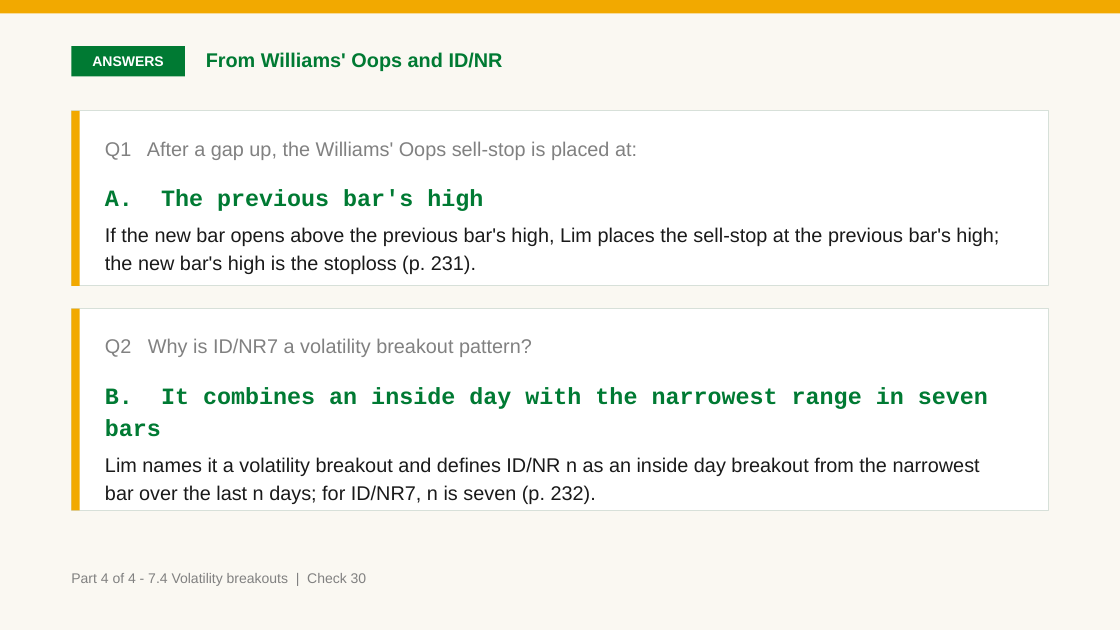
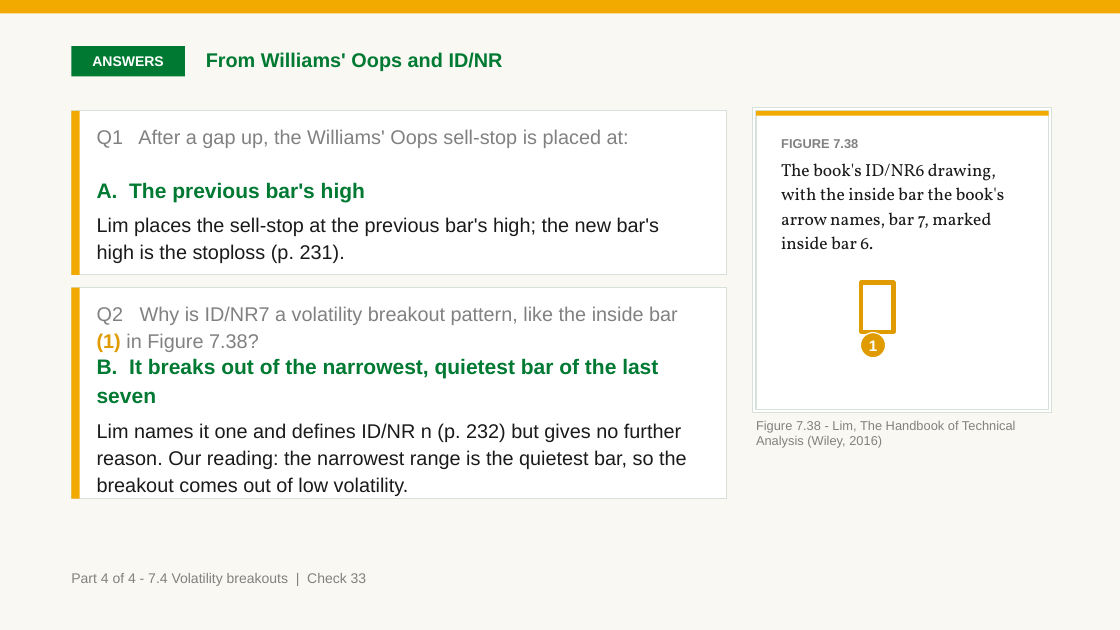
Before and after one commit to benjiesotelo-sudo/Telos_FIN1209, a slide deck: slide 248 of chapter-07/FIN1209-Chapter-07.pptx (slide 245 before the commit). Drawn at 1120x630 pixels with LibreOffice and Linux fonts; fonts in the diff are those of the drawing. Boxes give left, top, right and bottom in pixels: in the first picture for what was removed or moved away, otherwise in the second. Text is boxed around its words. In the diff, an @@ line names an element or a change of style, - is before the commit and + after.

```diff
--- a/chapter-07/FIN1209-Chapter-07.pptx
+++ b/chapter-07/FIN1209-Chapter-07.pptx
@@ rectangle: place and size @@
-rectangle at bbox=[71, 111, 80, 286]
+rectangle at bbox=[71, 111, 80, 275]
@@ rectangle: place and size @@
-rectangle at bbox=[71, 111, 1049, 286]
+rectangle at bbox=[71, 111, 727, 275]
@@ rectangle added at bbox=[753, 108, 1052, 413], fill #FFFFFF, outline #D7E0D9 1 pt @@
@@ rectangle added at bbox=[756, 111, 1049, 409], fill #FFFFFF, outline #D7E0D9 1 pt @@
@@ rectangle added at bbox=[756, 111, 1049, 116], fill #F2A900 @@
@@ text "Q1 After a gap up, ...": place and size @@
-text "Q1 After a gap up, ..." at bbox=[105, 141, 637, 160]
+text "Q1 After a gap up, ..." at bbox=[97, 129, 629, 148]
@@ text added at bbox=[781, 139, 1004, 249], 15 pt, text #1A1A1A @@
+FIGURE 7.38
+The book's ID/NR6 drawing, with the inside bar the book's arrow names, bar 7, marked inside bar 6.
@@ text "A. The previous bar's high": place and size @@
-text "A. The previous bar's high" at bbox=[105, 189, 999, 274]
+text "A. The previous bar's high" at bbox=[97, 182, 659, 263]
@@ text at bbox=[97, 182, 365, 202]: size 20 to 18 pt, font Courier New to Arial in "A. The previous bar's high" @@
@@ text at bbox=[97, 217, 659, 263]: text changed @@
-If the new bar opens above the previous bar's high, Lim places the sell-stop at the previous bar's high; the new bar's high is the stoploss (p. 231).
+Lim places the sell-stop at the previous bar's high; the new bar's high is the stoploss (p. 231).
@@ rectangle: place and size @@
-rectangle at bbox=[71, 308, 80, 510]
+rectangle at bbox=[71, 287, 80, 498]
@@ rectangle: place and size @@
-rectangle at bbox=[71, 308, 1049, 510]
+rectangle at bbox=[71, 287, 727, 498]
@@ rectangle added at bbox=[861, 282, 893, 332], outline #E09B00 3.5 pt @@
@@ text at bbox=[97, 306, 678, 352]: text changed @@
-Q2 Why is ID/NR7 a volatility breakout pattern?
+Q2 Why is ID/NR7 a volatility breakout pattern, like the inside bar (1) in Figure 7.38?
@@ text at bbox=[97, 358, 687, 496]: text changed @@
-B. It combines an inside day with the narrowest range in seven bars
-Lim names it a volatility breakout and defines ID/NR n as an inside day breakout from the narrowest bar over the last n days; for ID/NR7, n is seven (p. 232).
+B. It breaks out of the narrowest, quietest bar of the last seven
+Lim names it one and defines ID/NR n (p. 232) but gives no further reason. Our reading: the narrowest range is the quietest bar, so the breakout comes out of low volatility.
@@ ellipse added at bbox=[860, 333, 886, 358], fill #E09B00, outline #FFFFFF 1 pt, 13 pt, text #FFFFFF, bold @@
+1
@@ text added at bbox=[756, 421, 1016, 448], 11 pt, text #818181 @@
+Figure 7.38 - Lim, The Handbook of Technical Analysis (Wiley, 2016)
@@ text at bbox=[71, 573, 367, 586]: text changed @@
-Part 4 of 4 - 7.4 Volatility breakouts | Check 30
+Part 4 of 4 - 7.4 Volatility breakouts | Check 33
```
Also in this commit, not shown: 55 other slides changed, 6 slides added, 3 slides removed, 4 other files.
